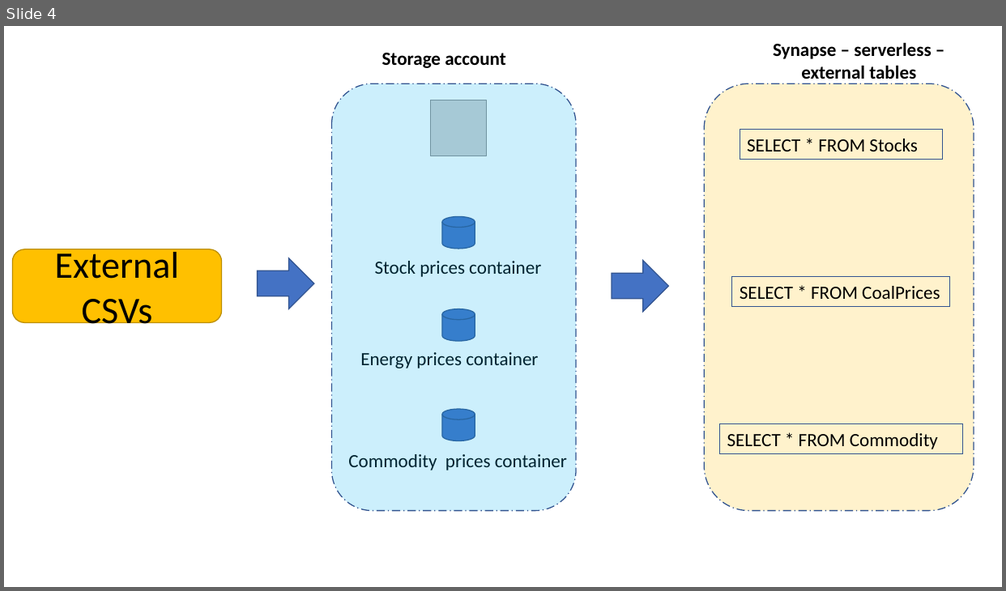
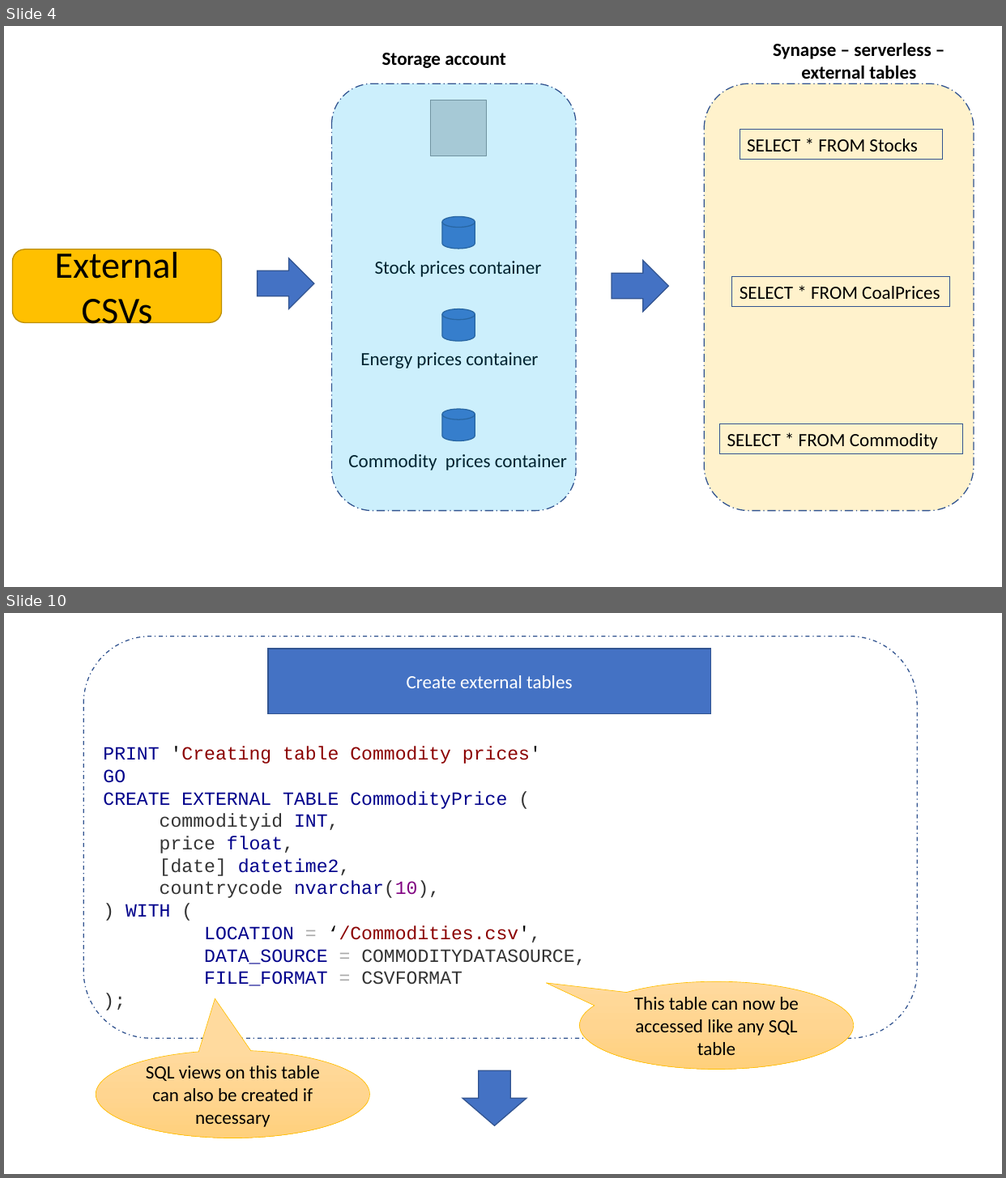
Before and after one commit to sdg002/AzureTrials, a slide deck: synapse-sqlviews-integrationtesting/docs/Synapse-Presentation1.pptx. Shown one above the other, each under a label of ours: slide 4 before the commit, slides 4 and 10 after it; the slides between them are not shown. The pictures are 1006x591 and 1006x1178 pixels, drawn with LibreOffice and Linux fonts; fonts in the diff are those of the drawing; grey boxes stand for pictures. Boxes give left, top, right and bottom in pixels: in the first picture for what was removed or moved away, otherwise in the second. Text is boxed around its words. In the diff, an @@ line names an element or a change of style, - is before the commit and + after.

```diff
--- a/synapse-sqlviews-integrationtesting/docs/Synapse-Presentation1.pptx
+++ b/synapse-sqlviews-integrationtesting/docs/Synapse-Presentation1.pptx
@@ slide 10 added at (4,613,1002,1174), background #FFFFFF @@
@@ rounded rectangle added at (83,636,918,1038), outline #325491 1 pt dashed @@
@@ rectangle added at (268,649,710,714), fill #4472C4, outline #325491 1 pt, 18 pt, text #FFFFFF @@
+Create external tables
@@ text added at (103,746,586,986), 18 pt, text #00008B @@
+PRINT 'Creating table Commodity prices'
+GO
+CREATE EXTERNAL TABLE CommodityPrice (
+commodityid INT,
+price float,
+[date] datetime2,
+countrycode nvarchar(10),
+) WITH (
+LOCATION = ‘/Commodities.csv',
+DATA_SOURCE = COMMODITYDATASOURCE,
+FILE_FORMAT = CSVFORMAT
+);
@@ speech bubble added at (580,982,854,1070), fill gradient #FFDB9E to #FFD590 to #FFD07C, outline #FFC000 0.5 pt, 18 pt, text #000000 @@
+This table can now be accessed like any SQL table
@@ speech bubble added at (96,1051,370,1139), fill gradient #FFDB9E to #FFD590 to #FFD07C, outline #FFC000 0.5 pt, 18 pt, text #000000 @@
+SQL views on this table can also be created if necessary
@@ down arrow added at (463,1071,526,1127), fill #4472C4, outline #325491 1 pt @@
```
Also in this commit, not shown: 7 other slides added, 9 other files.
